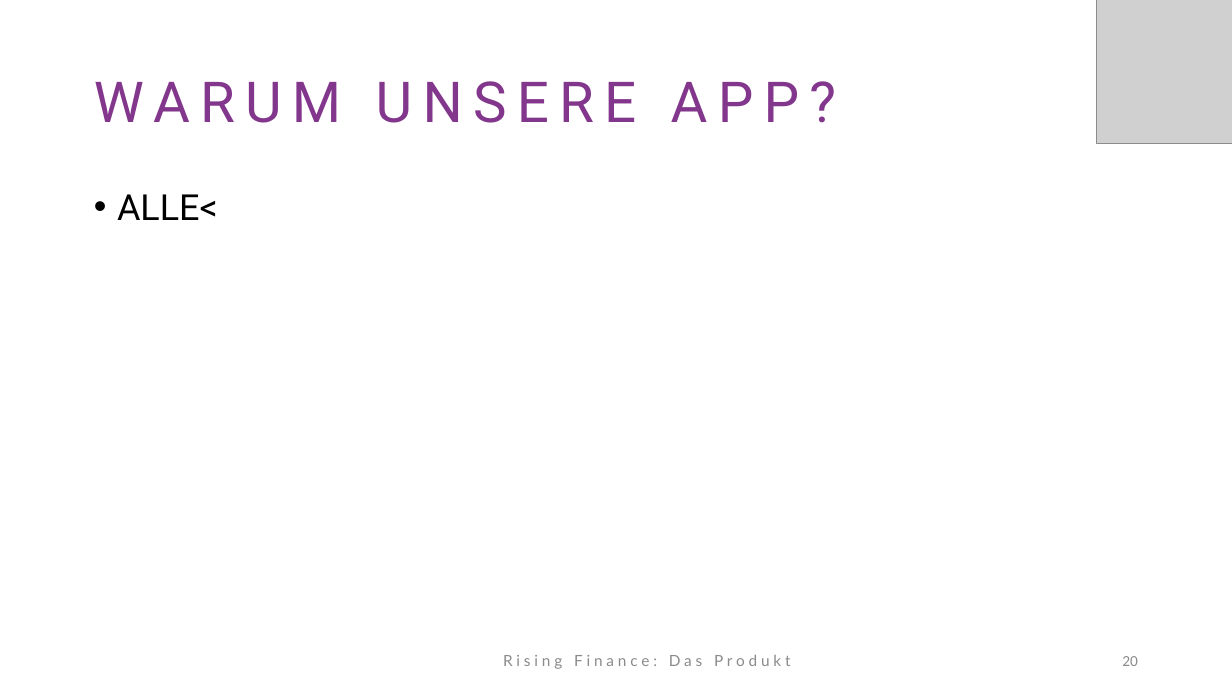
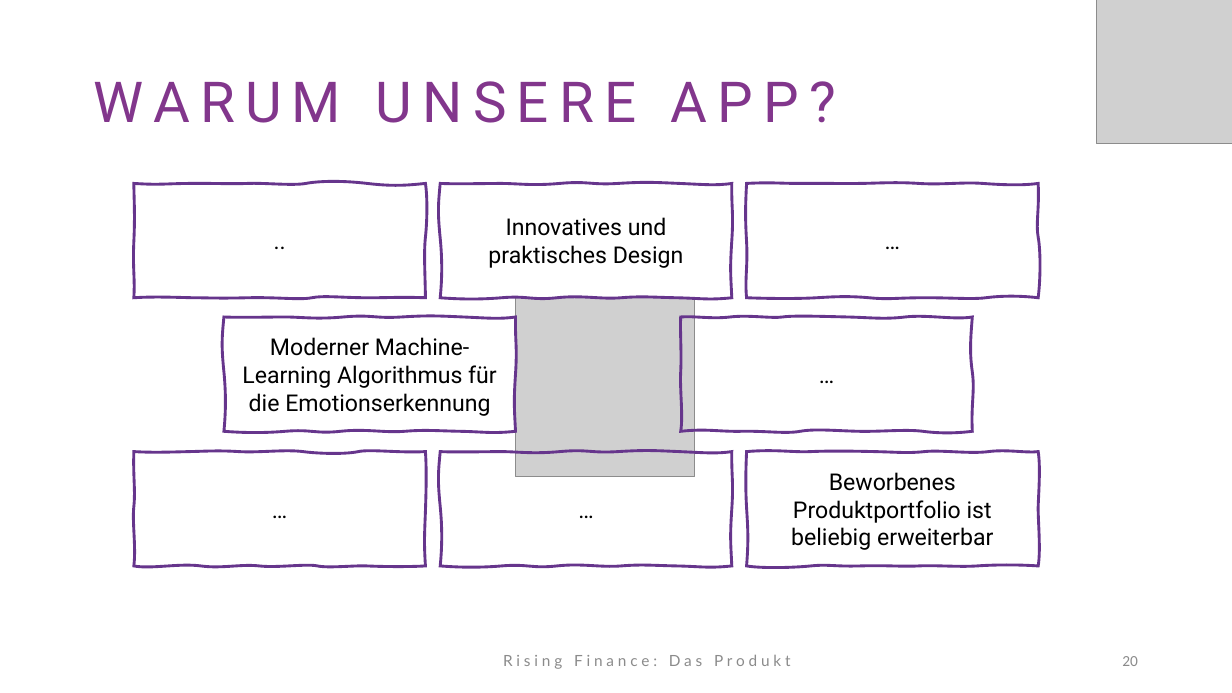
Before and after one commit to LennartFertig/Fallstudie-Rising-Finance, a slide deck: slide 20 of Abschlusspräsentation.pptx. Drawn at 1232x693 pixels with LibreOffice and Linux fonts; fonts in the diff are those of the drawing; grey boxes stand for pictures. Boxes give left, top, right and bottom in pixels: in the first picture for what was removed or moved away, otherwise in the second. Text is boxed around its words. In the diff, an @@ line names an element or a change of style, - is before the commit and + after.

```diff
--- a/Abschlusspräsentation.pptx
+++ b/Abschlusspräsentation.pptx
@@ text removed at (117, 194, 218, 220) @@
-• ALLE<
@@ freeform shape added at (134, 183, 426, 298), outline #66358C 2.25 pt, 18 pt, text #000000 @@
+..
@@ freeform shape added at (440, 183, 732, 298), outline #66358C 2.25 pt, 18 pt, text #000000 @@
+Innovatives und praktisches Design
@@ freeform shape added at (747, 183, 1039, 298), outline #66358C 2.25 pt, 18 pt, text #000000 @@
+…
@@ picture added at (516, 298, 695, 477) @@
@@ freeform shape added at (224, 317, 516, 432), outline #66358C 2.25 pt, 18 pt, text #000000 @@
+Moderner Machine-Learning Algorithmus für die Emotionserkennung
@@ freeform shape added at (681, 317, 973, 432), outline #66358C 2.25 pt, 18 pt, text #000000 @@
+…
@@ freeform shape added at (134, 452, 426, 567), outline #66358C 2.25 pt, 18 pt, text #000000 @@
+…
@@ freeform shape added at (440, 452, 732, 567), outline #66358C 2.25 pt, 18 pt, text #000000 @@
+…
@@ freeform shape added at (747, 452, 1039, 567), outline #66358C 2.25 pt, 18 pt, text #000000 @@
+Beworbenes Produktportfolio ist beliebig erweiterbar
```
Also in this commit, not shown: 5 other slides changed.
